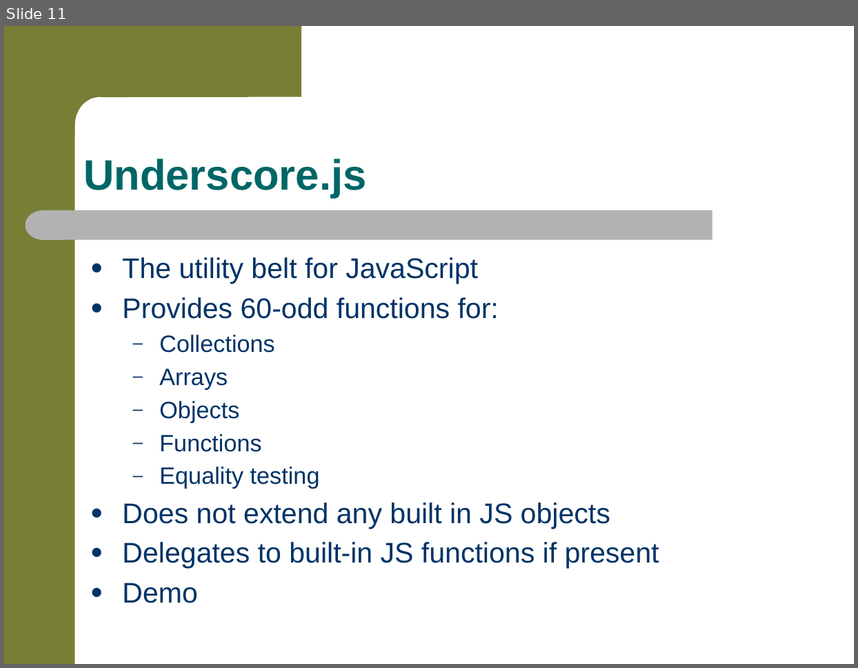
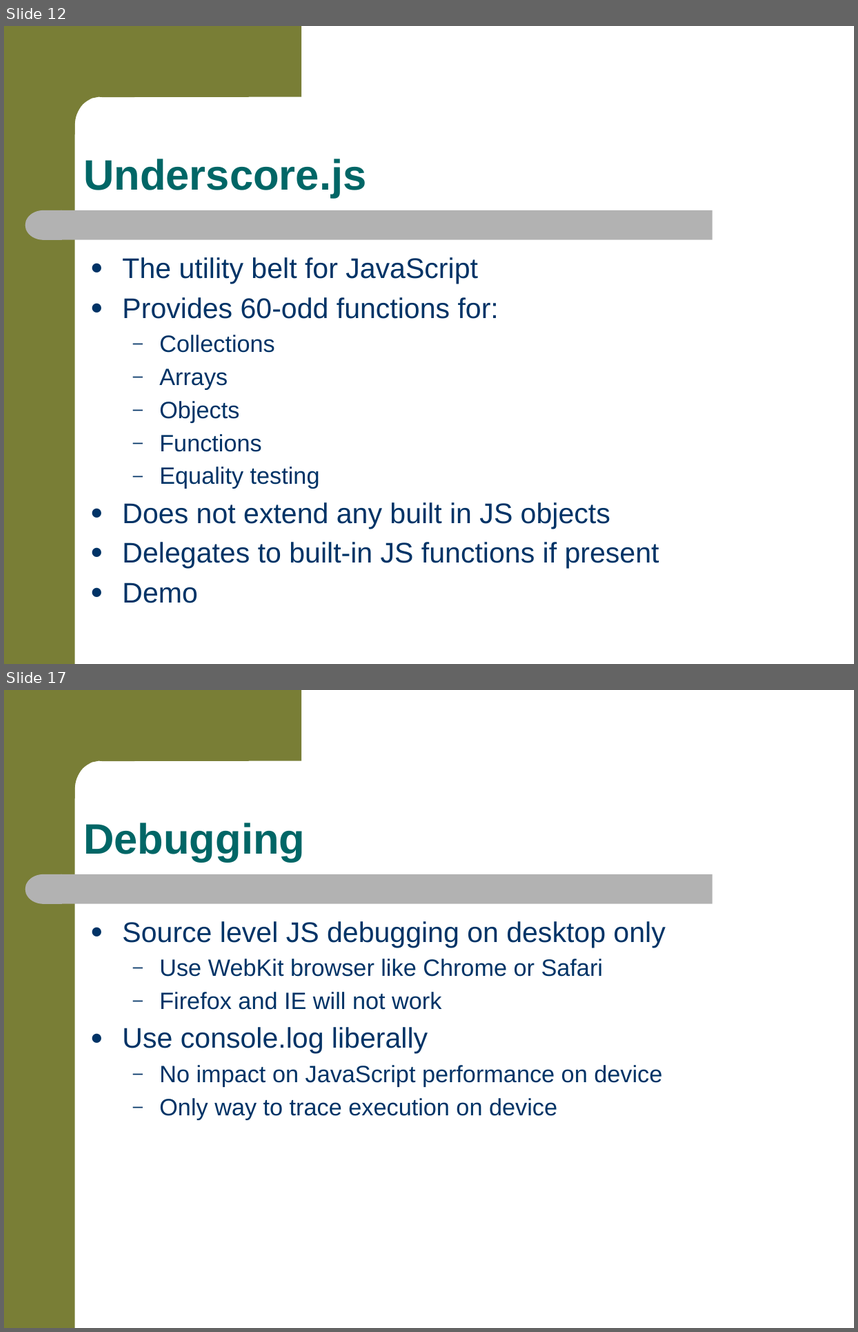
Before and after one commit to jkwuc89/RealPhonegapApp, a slide deck: RealWorldMobileAppDevelopment.pptx. Shown one above the other, each under a label of ours: slide 11 before the commit, slides 12 and 17 after it; the slides between them are not shown. The pictures are 858x668 and 858x1332 pixels, drawn with LibreOffice and Linux fonts; fonts in the diff are those of the drawing; background and template pictures are left out. Boxes give left, top, right and bottom in pixels: in the first picture for what was removed or moved away, otherwise in the second. Text is boxed around its words. In the diff, an @@ line names an element or a change of style, - is before the commit and + after.

```diff
--- a/RealWorldMobileAppDevelopment.pptx
+++ b/RealWorldMobileAppDevelopment.pptx
@@ slide 17 added at (x1=4, y1=690, x2=854, y2=1328), background #FFFFFF; not listed: 4 template elements that a slide beside it also shows @@
@@ title added at (x1=83, y1=822, x2=305, y2=861), 36 pt, text #006666, bold @@
+Debugging
@@ text added at (x1=122, y1=921, x2=665, y2=1119), 20 pt, text #003366 @@
+● Source level JS debugging on desktop only
+  – Use WebKit browser like Chrome or Safari
+  – Firefox and IE will not work
+● Use console.log liberally
+  – No impact on JavaScript performance on device
+  – Only way to trace execution on device
@@ what was slide 11 is now slide 12 @@
```
Also in this commit, not shown: 12 slides changed, 3 other slides added.
